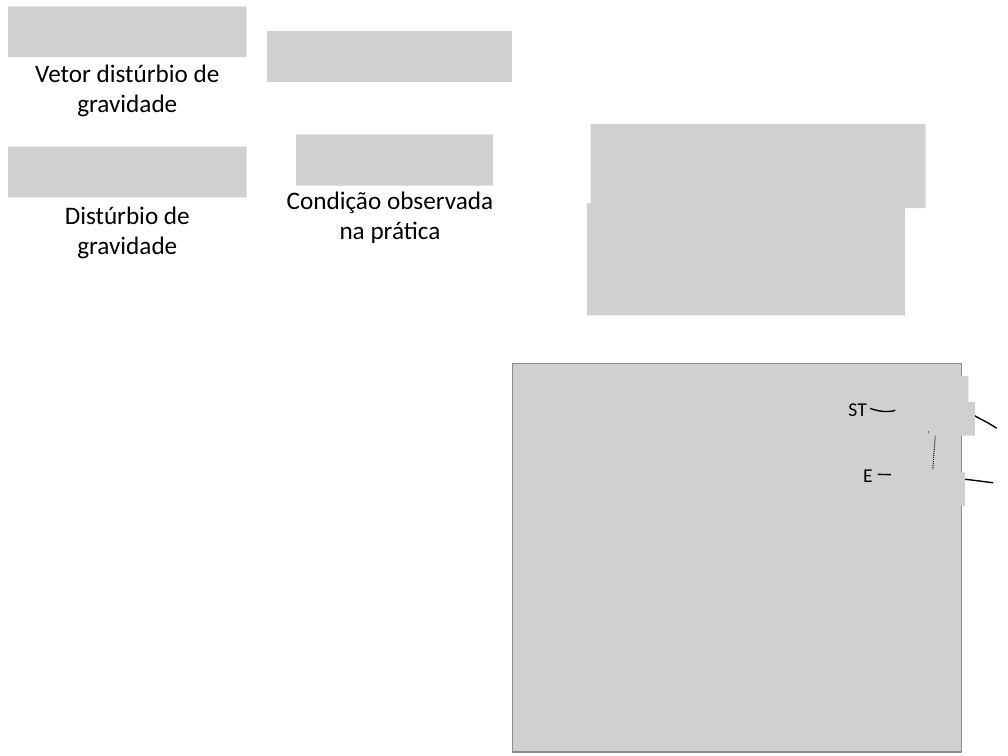
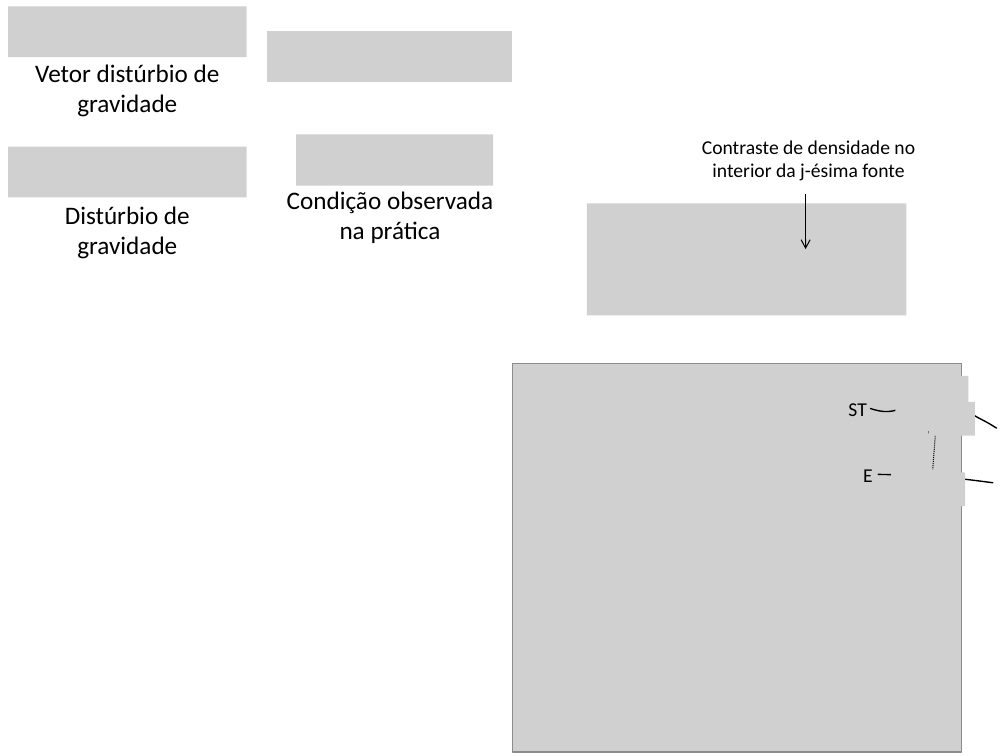
Before and after one commit to pinga-lab/CE-VII-SimBGf-2016, a slide deck: slide 13 of slides/5b_disturbio_gravidade.pptx (slide 11 before the commit). Drawn at 1008x756 pixels with LibreOffice and Linux fonts; fonts in the diff are those of the drawing; grey boxes stand for pictures. Boxes give left, top, right and bottom in pixels: in the first picture for what was removed or moved away, otherwise in the second. Text is boxed around its words. In the diff, an @@ line names an element or a change of style, - is before the commit and + after.

```diff
--- a/slides/5b_disturbio_gravidade.pptx
+++ b/slides/5b_disturbio_gravidade.pptx
@@ picture removed at (x1=591, y1=124, x2=925, y2=209) @@
@@ text added at (x1=702, y1=140, x2=915, y2=181), 14 pt, text #000000 @@
+Contraste de densidade no interior da j-ésima fonte
@@ arrow added from (805, 195) to (805, 249), #000000 0.75 pt @@
```
Also in this commit, not shown: 14 other slides changed, 4 slides added, 1 slide removed, 5 other files.
